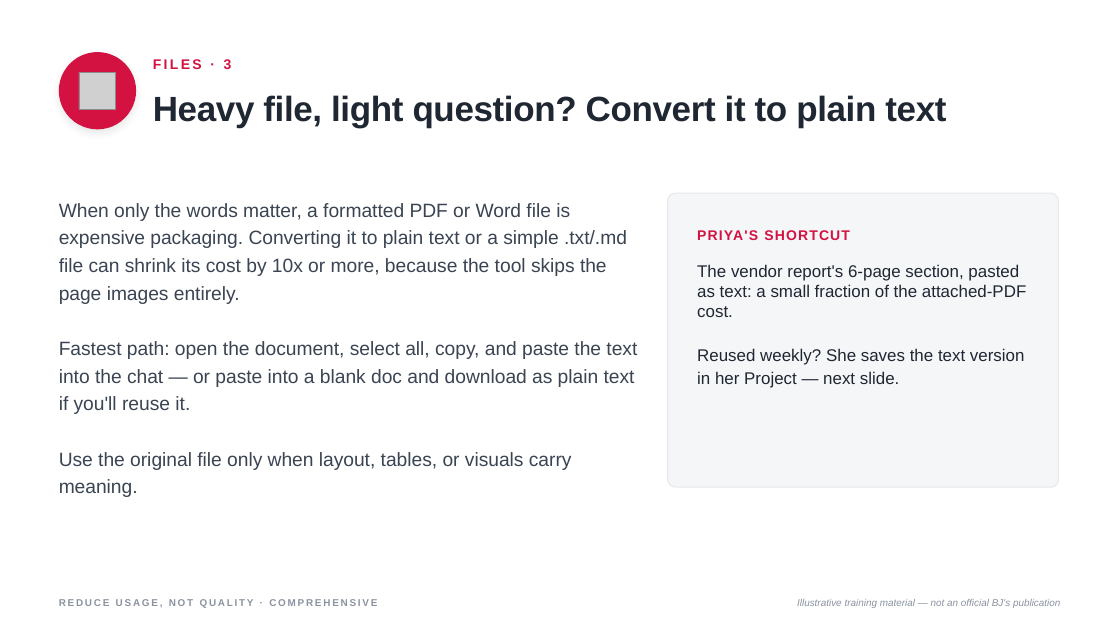
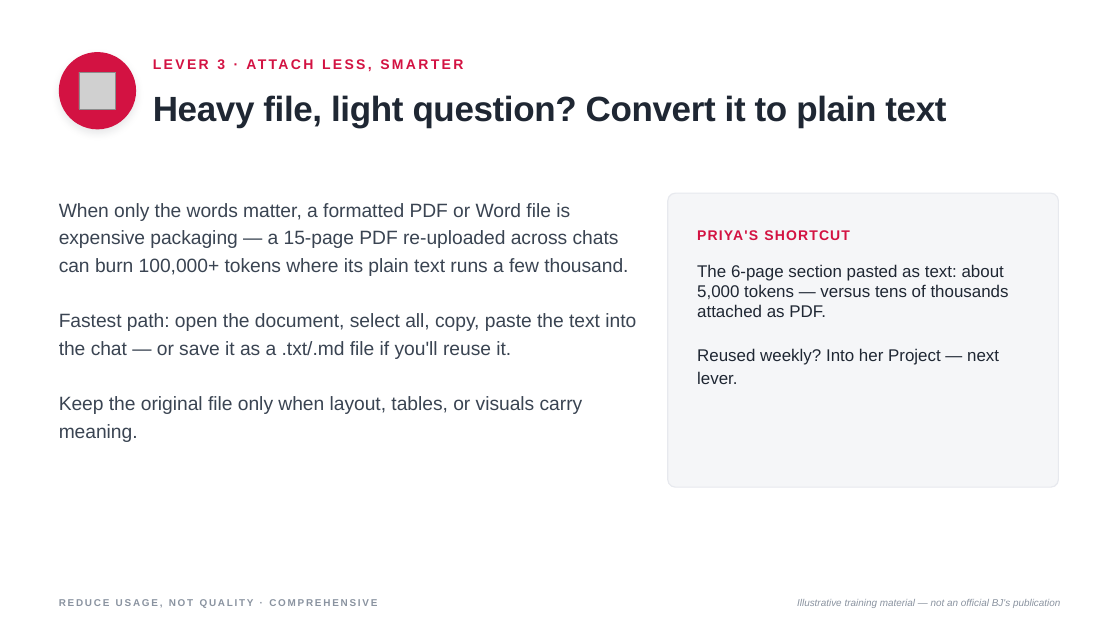
Before and after one commit to machinegenai/pe, a slide deck: slide 14 of Reduce Usage Not Quality Comprehensive.pptx (slide 13 before the commit). Drawn at 1120x630 pixels with LibreOffice and Linux fonts; fonts in the diff are those of the drawing; grey boxes stand for pictures. Boxes give left, top, right and bottom in pixels: in the first picture for what was removed or moved away, otherwise in the second. Text is boxed around its words. In the diff, an @@ line names an element or a change of style, - is before the commit and + after.

```diff
--- a/Reduce Usage Not Quality Comprehensive.pptx
+++ b/Reduce Usage Not Quality Comprehensive.pptx
@@ text at (217,59,225,69): text changed @@
-FILES · 3
+LEVER 3 · ATTACH LESS, SMARTER
@@ text at (59,203,636,442): text changed @@
-When only the words matter, a formatted PDF or Word file is expensive packaging. Converting it to plain text or a simple .txt/.md file can shrink its cost by 10x or more, because the tool skips the page images entirely.
-Fastest path: open the document, select all, copy, and paste the text into the chat — or paste into a blank doc and download as plain text if you'll reuse it.
-Use the original file only when layout, tables, or visuals carry meaning.
+When only the words matter, a formatted PDF or Word file is expensive packaging — a 15-page PDF re-uploaded across chats can burn 100,000+ tokens where its plain text runs a few thousand.
+Fastest path: open the document, select all, copy, paste the text into the chat — or save it as a .txt/.md file if you'll reuse it.
+Keep the original file only when layout, tables, or visuals carry meaning.
@@ text at (697,264,1009,384): text changed @@
-The vendor report's 6-page section, pasted as text: a small fraction of the attached-PDF cost.
-Reused weekly? She saves the text version in her Project — next slide.
+The 6-page section pasted as text: about 5,000 tokens — versus tens of thousands attached as PDF.
+Reused weekly? Into her Project — next lever.
```
Also in this commit, not shown: 26 other slides changed, 1 slide added.
